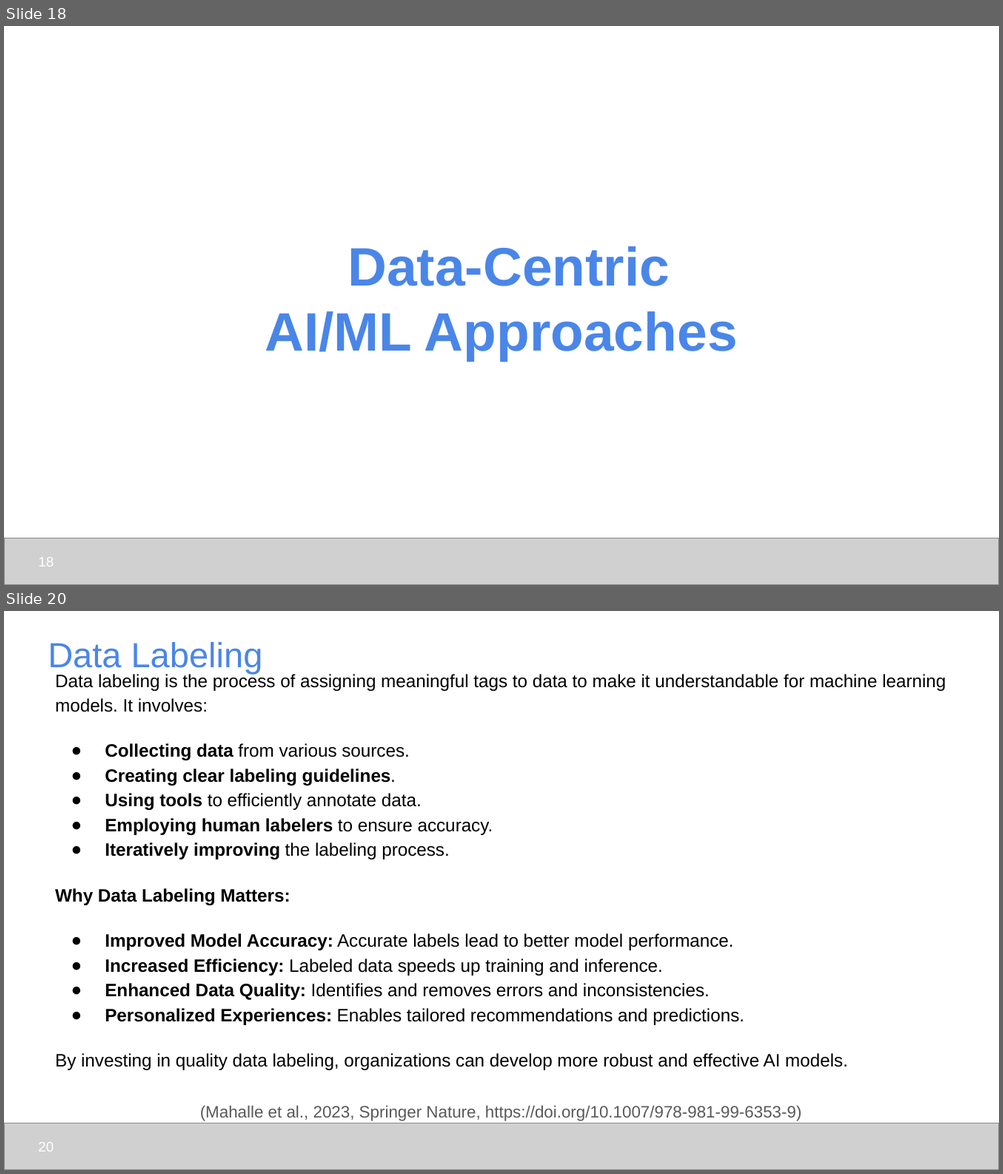
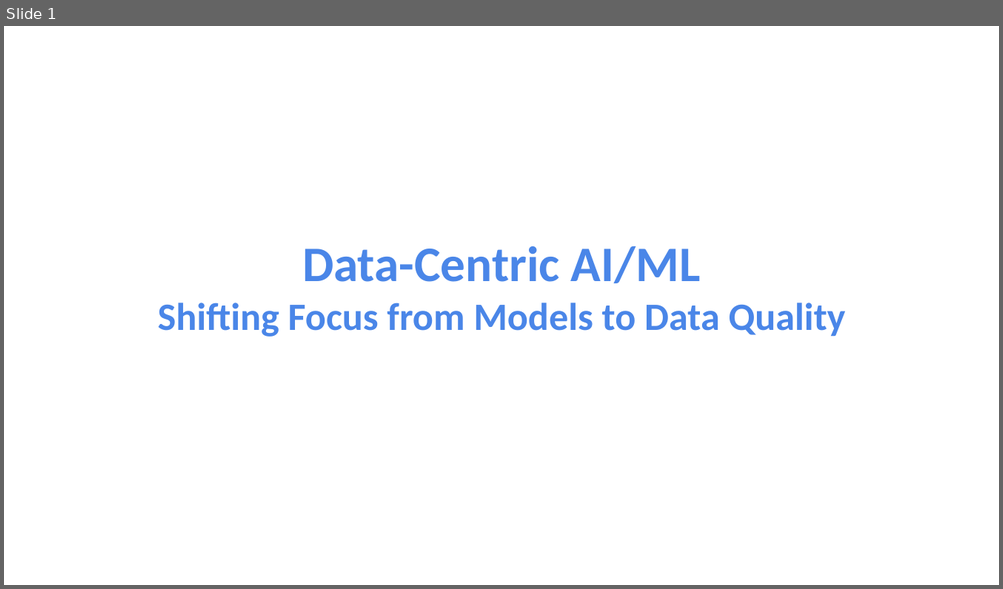
Before and after one commit to udel-cbcb/NIGMS-Sandbox-UD, a slide deck: Submodule_2/Lectures/Submodule_2_Lecture_3_Data_Centric_AI_ML.pptx. Shown one above the other, each under a label of ours: slides 18 and 20 before the commit, slide 1 after it; the slides between them are not shown. The pictures are 1003x1174 and 1003x589 pixels, drawn with LibreOffice and Linux fonts; fonts in the diff are those of the drawing; grey boxes stand for pictures; background and template pictures are left out. Boxes give left, top, right and bottom in pixels: in the first picture for what was removed or moved away, otherwise in the second. Text is boxed around its words. In the diff, an @@ line names an element or a change of style, - is before the commit and + after.

```diff
--- a/Submodule_2/Lectures/Submodule_2_Lecture_3_Data_Centric_AI_ML.pptx
+++ b/Submodule_2/Lectures/Submodule_2_Lecture_3_Data_Centric_AI_ML.pptx
@@ slide 20 removed at [4, 611, 999, 1170], background #FFFFFF @@
@@ title removed at [48, 642, 263, 674] @@
-Data Labeling
@@ text removed at [55, 672, 945, 1071] @@
-Data labeling is the process of assigning meaningful tags to data to make it understandable for machine learning models. It involves:
-● Collecting data from various sources.
-● Creating clear labeling guidelines.
-● Using tools to efficiently annotate data.
-● Employing human labelers to ensure accuracy.
-● Iteratively improving the labeling process.
-Why Data Labeling Matters:
-● Improved Model Accuracy: Accurate labels lead to better model performance.
-● Increased Efficiency: Labeled data speeds up training and inference.
-● Enhanced Data Quality: Identifies and removes errors and inconsistencies.
-● Personalized Experiences: Enables tailored recommendations and predictions.
-By investing in quality data labeling, organizations can develop more robust and effective AI models.
@@ text removed at [200, 1106, 802, 1122] @@
-(Mahalle et al., 2023, Springer Nature, https://doi.org/10.1007/978-981-99-6353-9)
@@ picture removed at [4, 1123, 999, 1170] @@
@@ page number removed at [38, 1142, 54, 1152] @@
-20
@@ what was slide 18 is now slide 1 @@
@@ slide 1 changed as well @@
@@ title at [158, 247, 845, 337]: text changed; size 39.2 to 28 pt; font Arial to Calibri @@
-Data-Centric
-AI/ML Approaches
+Data-Centric AI/ML
+Shifting Focus from Models to Data Quality
@@ picture removed at [4, 538, 999, 585] @@
@@ page number removed at [38, 557, 54, 567] @@
-18
```
Also in this commit, not shown: 4 other slides changed, 4 slides added, 20 other slides removed, 3 other files.
